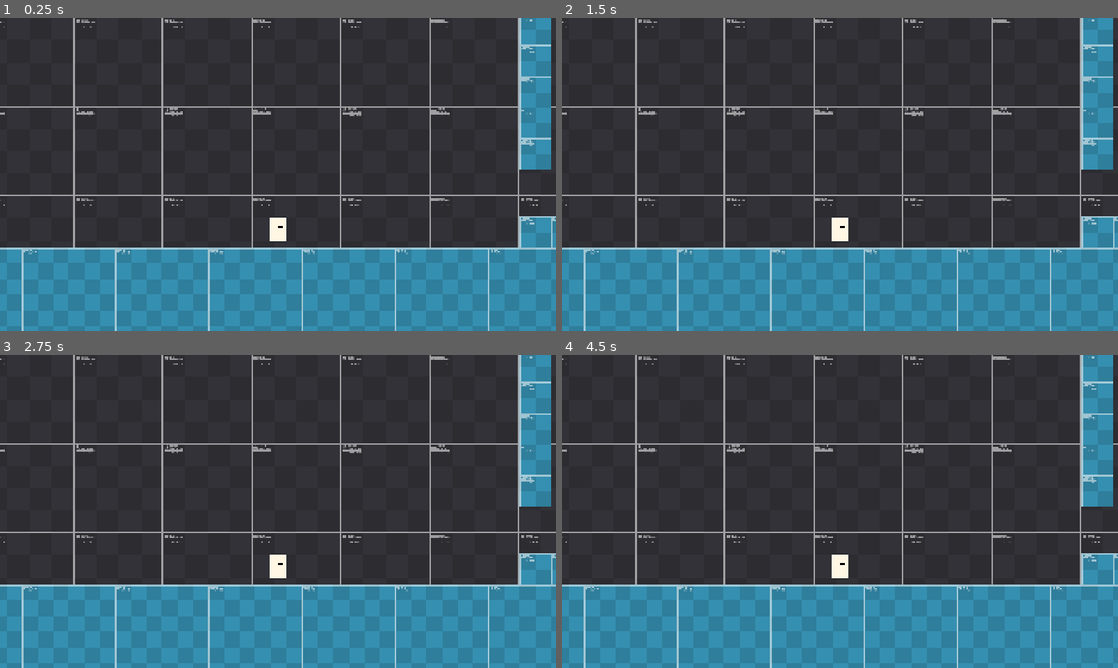
Above: before the commit, frames 1-4 (two rows, left to right).
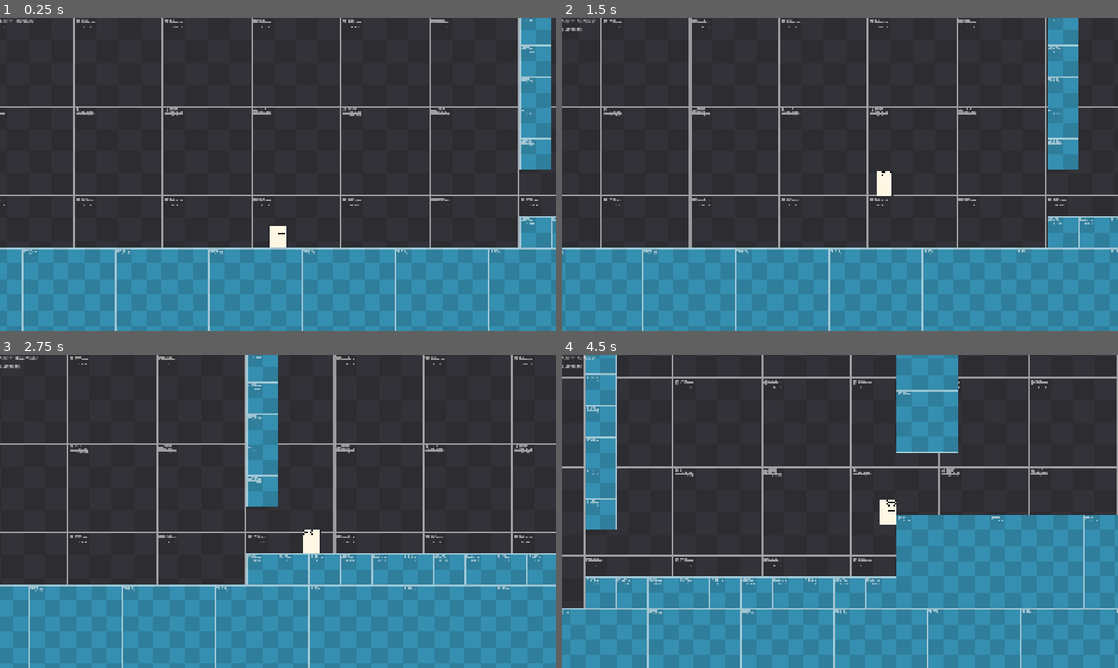
Above: after the commit, the same moments.

Repository: yasukawa426/2d-platformer-godot
Game: Godot game, scene res://scenes/main.tscn
Same seed, same stepped clock (60 frames per second), same inputs: the game is played once before the commit and once after it.
Inputs (mouse positions are in pixels of both pictures, inside the frame that each line leads up to):
- Up to frame 1 (0.25 s): no input
- Up to frame 2 (1.5 s): tap Enter at 0.5 s; move the mouse to (962, 158) at 0.52 s; hold Space (jump) 0.53-1.28 s; hold D (move_right) from 0.53 s (still down); move the mouse to (728, 190) at 1.27 s; tap Space (jump) at 1.35 s
- Up to frame 3 (2.75 s): tap Space (jump) at 1.52, 1.82 s; move the mouse to (333, 442) at 2.02 s; release D (move_right) at 2.03 s; hold A (move_left) from 2.03 s (still down); hold Space (jump) from 2.03 s (still down)
- Up to frame 4 (4.5 s): move the mouse to (812, 574) at 2.77 s; release A (move_left) at 2.78 s; release Space (jump) at 2.78 s; hold D (move_right) 2.78-4.28 s; tap Space (jump) at 2.85, 3.02, 3.32, 4.35 s; move the mouse to (1006, 558) at 3.52 s; hold Space (jump) 3.53-4.28 s; move the mouse to (673, 464) at 4.27 s; hold A (move_left) from 4.28 s (still down)

The runs differ from the first frame. In frame 1, 0.2% of the frame differs, in the area x 0-52%, y 0-74%; in frame 2, 11%; in frame 3, 15%; in frame 4, 27%, in the area x 0-100%, y 0-100%.
Error before the commit: Parse Error: Identifier "old_state" not declared in the current scope. (res://scenes/player/state/jump_state.gd:36)

Commit message:
feat: implement side flip and wall jump

Diff:
--- a/scenes/player/state/jump_state.gd
+++ b/scenes/player/state/jump_state.gd
@@ -6,8 +6,15 @@
 
 ## The modifier for jump strength when doing a big jump
 @export var _big_jump_modifier: float = 1.2
+## Modifier for the movement when doing a side flip. Applied to the rotated `jump_velocity` vector.
+@export var _side_flip_modifier: Vector2 = Vector2(1.2, 1)
+## Modifier for a wall jump. Applied to the rotated `jump_velocity` vector.
+@export var _wall_jump_modifier: Vector2 = Vector2(-1.2, 1.5)
+
 ## Minimum amount of time that the player gains vertical speed while not holding jump
 @export var _minimum_jump_time: float = 0.2
+## Minimum speed required to still be able to do a side flip.
+@export var _minimum_side_flip_speed: float = 0.8 * MAX_SPEED
 
 var _jump_timer: float = 0
 var _jump_type: JumpTypes
@@ -29,11 +36,30 @@
 }
 
 ## On enter apply jump velocity and squish effect.
-func enter(_old_state: States) -> void:
-	super(_old_state)
+func enter(old_state: States) -> void:
+	super(old_state)
+	var direction = _get_movement_direction_input()
+	_jump_timer = _minimum_jump_time
 
-	_jump_timer = _minimum_jump_time
 	_jump_type = _get_jump_type(old_state)
+
+	match _jump_type:
+		JumpTypes.NORMAL:
+			parent.velocity.y = jump_velocity
+		JumpTypes.BIG:
+			parent.velocity.y = jump_velocity * _big_jump_modifier
+		JumpTypes.WALL:
+			var vector = Vector2(0, jump_velocity)
+			parent.velocity = vector.rotated(deg_to_rad(45 * direction)) * _wall_jump_modifier
+
+		JumpTypes.SIDE_FLIP:
+			var vector = Vector2(0, jump_velocity)
+			parent.velocity = vector.rotated(deg_to_rad(45 * direction)) * _side_flip_modifier
+		_:
+			parent.velocity.y = jump_velocity
+
+
+	print(JumpTypes.keys()[_jump_type])
 	squish(parent.sprite, false)
 
 ## Applies horizontal movement.
